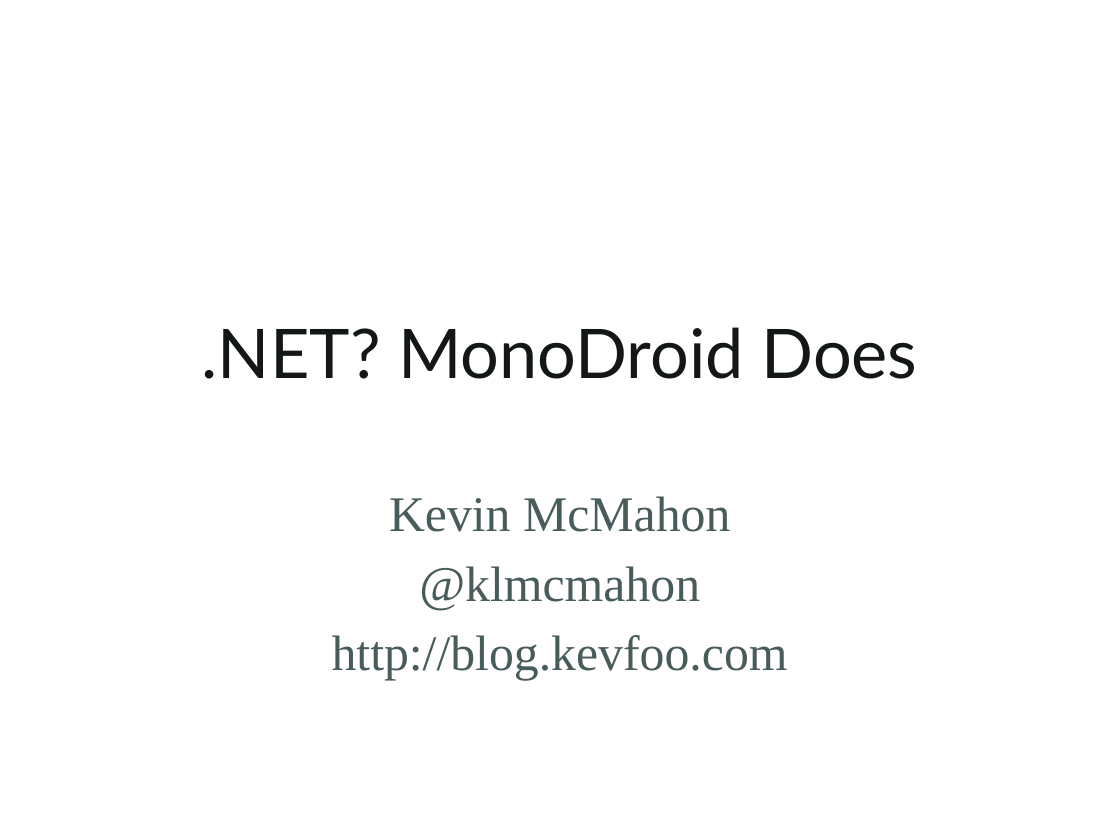
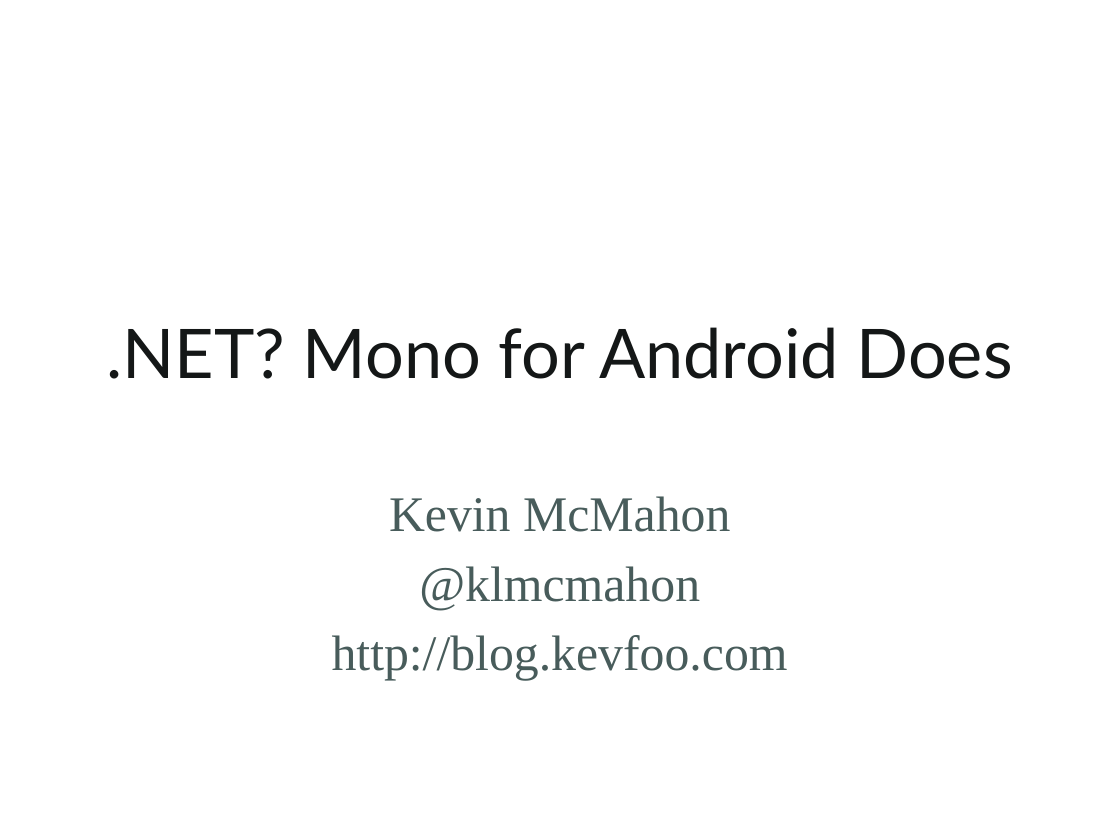
Before and after one commit to kevinmcmahon/MonoDroid101, a slide deck: slide 1 of slides/Monodroid101.pptx. Drawn at 1120x840 pixels with LibreOffice and Linux fonts; fonts in the diff are those of the drawing; background and template pictures are left out. Boxes give left, top, right and bottom in pixels: in the first picture for what was removed or moved away, otherwise in the second. Text is boxed around its words. In the diff, an @@ line names an element or a change of style, - is before the commit and + after.

```diff
--- a/slides/Monodroid101.pptx
+++ b/slides/Monodroid101.pptx
@@ title at (106,327,1012,379): text changed @@
-.NET? MonoDroid Does
+.NET? Mono for Android Does
```
Also in this commit, not shown: 8 other slides changed, 2 slides added.
